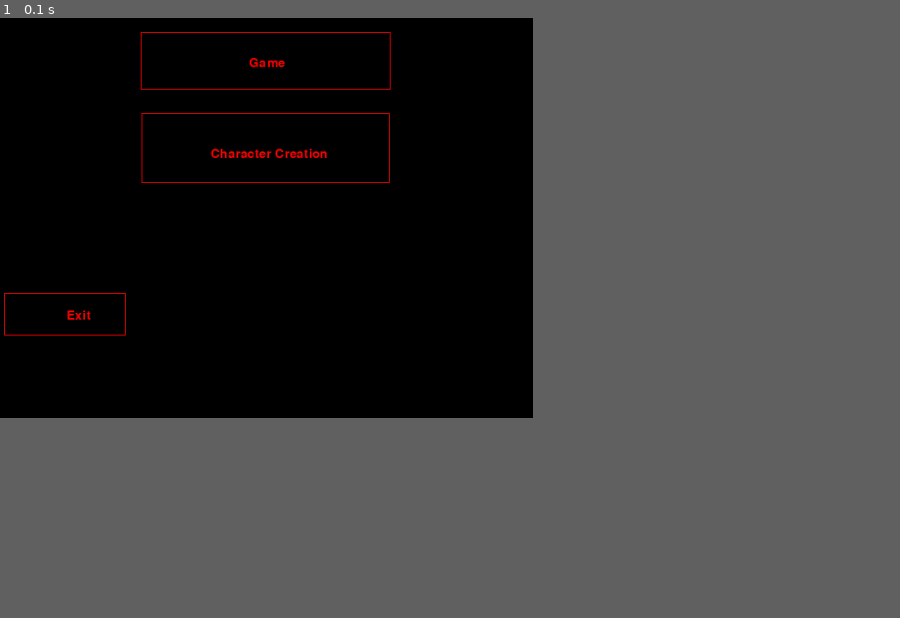
Above: before the commit, frame 1.
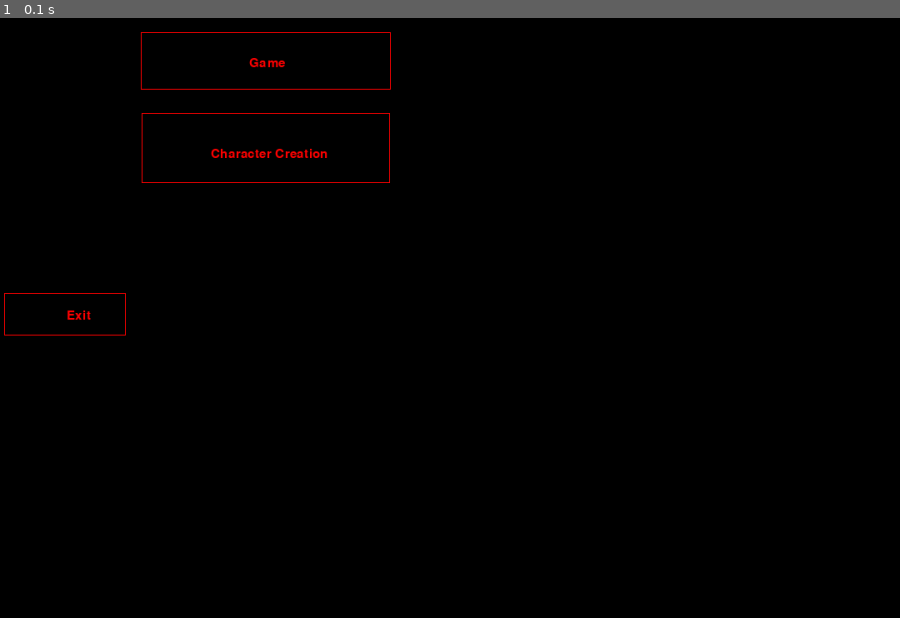
Above: after the commit, the same moment.

Repository: bbzylstra/dndgame
Game: pygame game, started from branches/open_screen.py
The game is run twice, just before and just after one commit, with the same random seed, the same clock (stepped at 60 frames per second) and the same inputs. The source is Python 2; it was converted automatically to run under Python 3.
Inputs:
- Up to frame 1 (0.1 s): no input
The window is 533x400 before the commit and 900x600 after it. Grey fills any space a smaller window leaves; there, only what the larger window draws over its background counts as a difference.

The runs differ from the first frame. In frame 1, less than 0.1% of the frame differs, in the area x 15-44%, y 2-28%.

Commit message:
Edited Screen size to 1080 720, issues with placement, will work on that next

Diff:
--- a/branches/open_screen.py
+++ b/branches/open_screen.py
@@ -4,7 +4,7 @@
 user32 = ctypes.windll.user32
 screensize = user32.GetSystemMetrics(0), user32.GetSystemMetrics(1)
 pygame.init()
-screen=pygame.display.set_mode((640,480),pygame.FULLSCREEN)
+screen=pygame.display.set_mode((1080,720),pygame.FULLSCREEN)
 running =1
 bgcolor = 0, 0, 0
 LEFT=1
